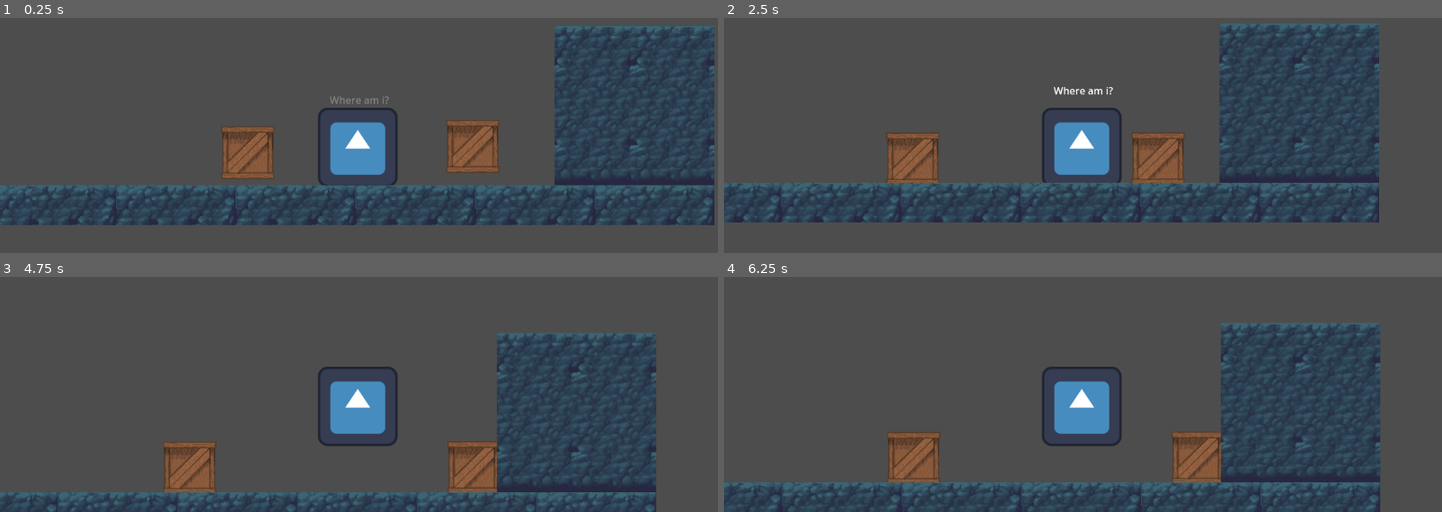
Above: before the commit, frames 1-4 (two rows, left to right).
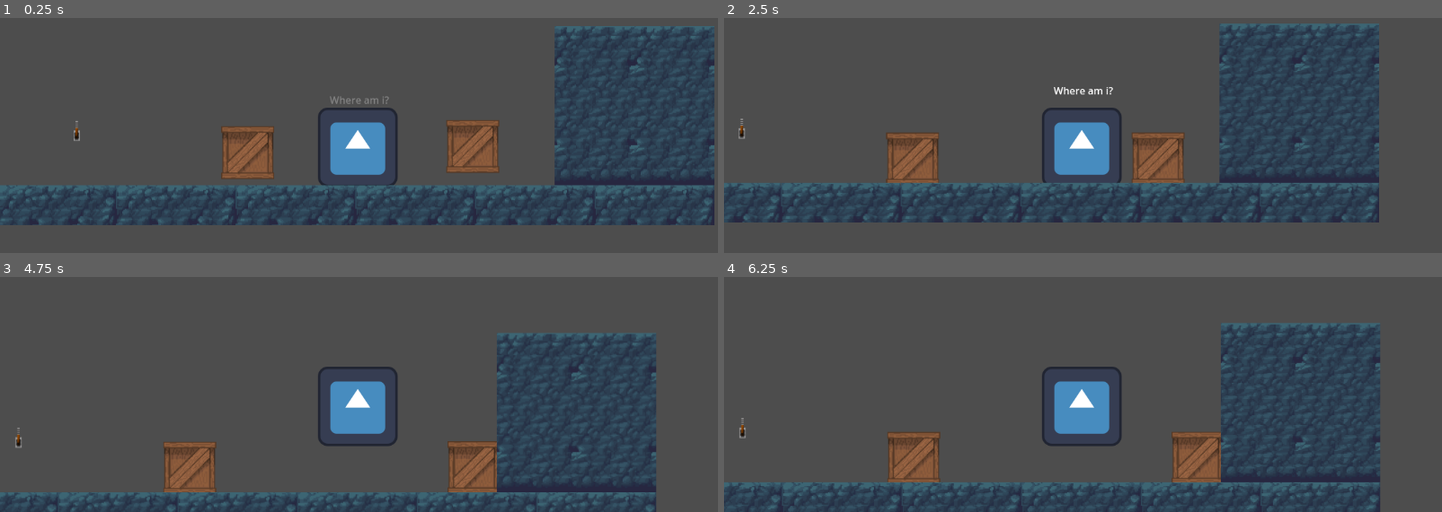
Above: after the commit, the same moments.

Repository: maxiking445/BJS-2025
Game: Godot game, scene res://World.tscn
Two runs of this game, one before a commit and one after it. Both use one fixed random seed, a clock stepped at 60 frames per second and the inputs below. The engine's default icon, where the game draws it, is replaced by a stand-in: a white triangle on a blue panel in a dark square.
Inputs:
- Up to frame 1 (0.25 s): no input
- Up to frame 2 (2.5 s): hold D (RIGHT) 0.53-2.03 s; tap F (ACTION, bound only after the commit) at 0.6, 1.55, 2.1 s; tap Space (JUMP) at 0.77, 1.52 s; tap Ctrl (PULL) at 1.35 s; tap Enter at 2 s; hold A (LEFT) from 2.03 s (still down)
- Up to frame 3 (4.75 s): release A (LEFT) at 2.78 s; hold D (RIGHT) 2.78-4.28 s; tap F (ACTION, bound only after the commit) at 2.85, 3.8, 4.35 s; tap Space (JUMP) at 3.02, 3.77, 4.25, 4.52 s; tap Ctrl (PULL) at 3.6 s; hold A (LEFT) from 4.28 s (still down)
- Up to frame 4 (6.25 s): release A (LEFT) at 5.03 s; hold D (RIGHT) 5.03-5.78 s; tap F (ACTION, bound only after the commit) at 5.1, 6.05 s; hold A (LEFT) from 5.78 s (still down); tap Ctrl (PULL) at 5.85 s; tap Space (JUMP) at 6.02 s

The runs differ from the first frame. In frame 1, less than 0.1% of the frame differs, in the area x 10-12%, y 43-53%; in frame 2, less than 0.1%; in frame 3, less than 0.1%, in the area x 2-4%, y 64-73%; in frame 4, less than 0.1%.

Commit message:
add level logic

Diff:
--- a/bjs-2025/World.tscn
+++ b/bjs-2025/World.tscn
@@ -1,8 +1,9 @@
-[gd_scene load_steps=6 format=4 uid="uid://pmrec0xfxyfs"]
+[gd_scene load_steps=7 format=4 uid="uid://pmrec0xfxyfs"]
 
 [ext_resource type="PackedScene" uid="uid://dvtvx4gd58y64" path="res://character/character.tscn" id="1_2dftf"]
 [ext_resource type="PackedScene" uid="uid://jqiimcka0060" path="res://objects/crate.tscn" id="1_bcbcq"]
 [ext_resource type="Texture2D" uid="uid://by0otjo11xwo0" path="res://assets/tileset.png" id="1_c6gwx"]
+[ext_resource type="PackedScene" uid="uid://vrs34g1lkupr" path="res://objects/lever.tscn" id="4_js7pq"]
 
 [sub_resource type="TileSetAtlasSource" id="TileSetAtlasSource_c6gwx"]
 texture = ExtResource("1_c6gwx")
@@ -126,3 +127,6 @@
 [node name="WorldLayer" type="TileMapLayer" parent="."]
 tile_map_data = PackedByteArray("AAAAAAkAAAABAAAAAAABAAkAAAACAAAAAAACAAkAAAADAAAAAAADAAkAAAABAAAAAAAEAAkAAAACAAAAAAAFAA …(464 unchanged characters)…
 tile_set = SubResource("TileSet_2dftf")
+
+[node name="Lever" parent="." instance=ExtResource("4_js7pq")]
+position = Vector2(129, 497)
--- /dev/null
+++ b/bjs-2025/objects/lever.gd
@@ -0,0 +1,17 @@
+extends Node2D
+
+var canTriggerLever: bool = false
+
+func _process(delta: float) -> void:
+	if canTriggerLever && Input.is_action_just_pressed("ACTION"):
+		$AnimatedSprite2D.play()
+
+
+
+
+func _on_area_2d_body_entered(body: Node2D) -> void:
+	canTriggerLever = true
+
+
+func _on_area_2d_body_exited(body: Node2D) -> void:
+	canTriggerLever = false
--- a/bjs-2025/objects/lever.tscn
+++ b/bjs-2025/objects/lever.tscn
@@ -1,6 +1,7 @@
-[gd_scene load_steps=8 format=3 uid="uid://vrs34g1lkupr"]
+[gd_scene load_steps=10 format=3 uid="uid://vrs34g1lkupr"]
 
 [ext_resource type="Texture2D" uid="uid://dh11xrcamauf0" path="res://assets/lever.png" id="1_61upt"]
+[ext_resource type="Script" uid="uid://bx4eacqt06ifd" path="res://objects/lever.gd" id="1_cg113"]
 
 [sub_resource type="AtlasTexture" id="AtlasTexture_qvndx"]
 atlas = ExtResource("1_61upt")
@@ -40,14 +41,25 @@
 "duration": 1.0,
 "texture": SubResource("AtlasTexture_y8ttk")
 }],
-"loop": true,
+"loop": false,
 "name": &"default",
 "speed": 5.0
 }]
 
+[sub_resource type="RectangleShape2D" id="RectangleShape2D_61upt"]
+size = Vector2(106, 85)
+
 [node name="Lever" type="Node2D"]
+script = ExtResource("1_cg113")
 
 [node name="AnimatedSprite2D" type="AnimatedSprite2D" parent="."]
 sprite_frames = SubResource("SpriteFrames_1j7ag")
-frame = 4
-frame_progress = 0.650131
+
+[node name="Area2D" type="Area2D" parent="."]
+
+[node name="CollisionShape2D" type="CollisionShape2D" parent="Area2D"]
+position = Vector2(-1, 28)
+shape = SubResource("RectangleShape2D_61upt")
+
+[connection signal="body_entered" from="Area2D" to="." method="_on_area_2d_body_entered"]
+[connection signal="body_exited" from="Area2D" to="." method="_on_area_2d_body_exited"]
--- a/bjs-2025/project.godot
+++ b/bjs-2025/project.godot
@@ -43,6 +43,11 @@
 "events": [Object(InputEventKey,"resource_local_to_scene":false,"resource_name":"","device":-1,"window_id":0,"alt_press …(195 unchanged characters)…
 ]
 }
+ACTION={
+"deadzone": 0.2,
+"events": [Object(InputEventKey,"resource_local_to_scene":false,"resource_name":"","device":-1,"window_id":0,"alt_pressed":false,"shift_pressed":false,"ctrl_pressed":false,"meta_pressed":false,"pressed":false,"keycode":0,"physical_keycode":70,"key_label":0,"unicode":102,"location":0,"echo":false,"script":null)
+]
+}
 
 [layer_names]
 
Not shown, added: bjs-2025/objects/lever.gd.uid
